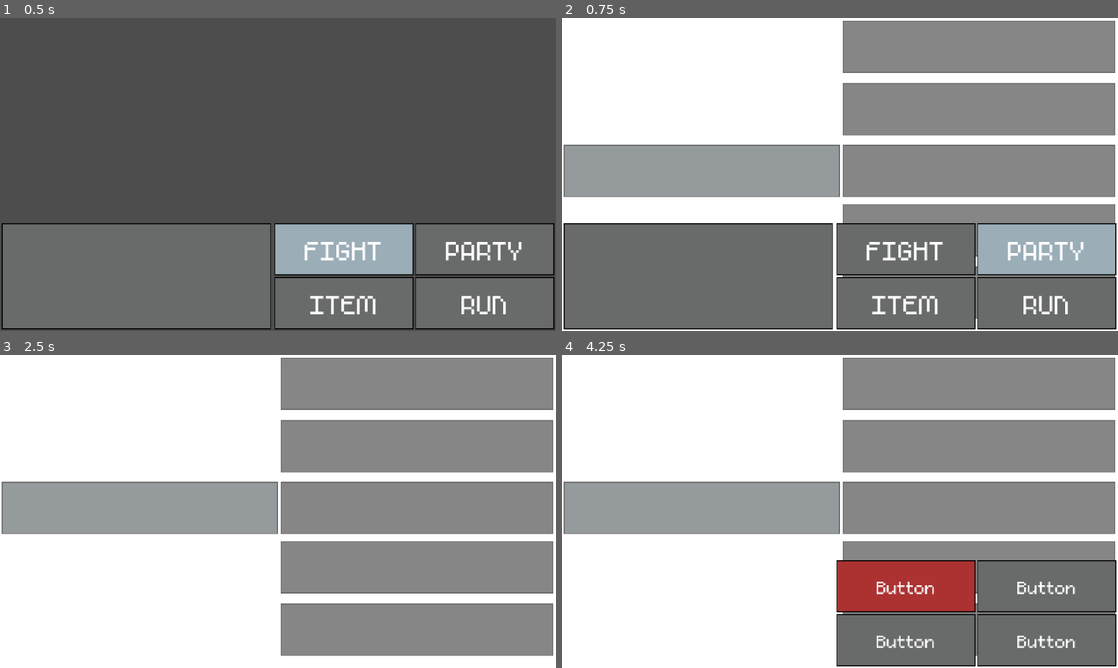
Above: before the commit, frames 1-4 (two rows, left to right).
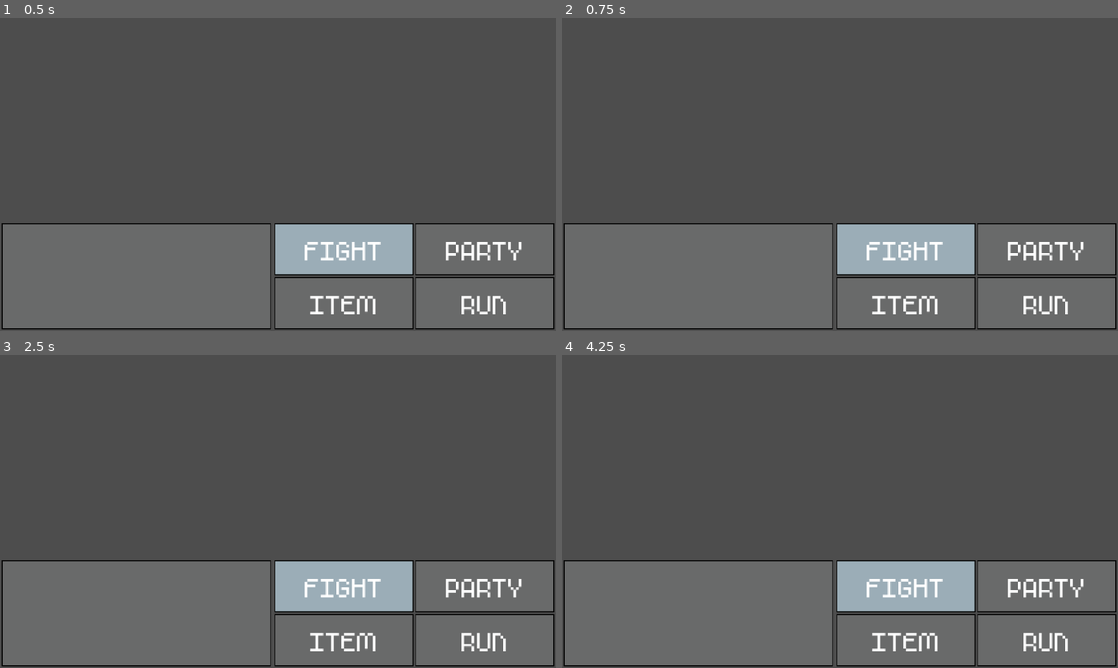
Above: after the commit, the same moments.

Repository: jevonsp/MonsterTamerRPG
Game: Godot game, scene res://scenes/battle/single/options_3.tscn
The game is run twice, just before and just after one commit, with the same random seed, the same clock (stepped at 60 frames per second) and the same inputs. This scene is started directly instead of the project's main scene.
Inputs (mouse positions are in pixels of both pictures, inside the frame that each line leads up to):
- Up to frame 1 (0.5 s): no input
- Up to frame 2 (0.75 s): tap Enter at 0.5 s; move the mouse to (962, 158) at 0.52 s; hold D (right) from 0.53 s (still down); hold Space (yes) from 0.53 s (still down); click (962, 158) at 0.67 s
- Up to frame 3 (2.5 s): release D (right) at 1.25 s; release Space (yes) at 1.25 s; drag from (166, 527) to (250, 574) at 1.27 s; tap Enter at 2 s; move the mouse to (333, 442) at 2.02 s; hold D (right) from 2.03 s (still down); hold Shift from 2.03 s (still down); tap Space (yes) at 2.3 s
- Up to frame 4 (4.25 s): release D (right) at 2.75 s; release Shift at 2.75 s; tap Space (yes) at 2.75 s; drag from (812, 574) to (673, 464) at 2.77 s; tap Enter at 3.5 s; move the mouse to (1006, 558) at 3.52 s; hold A (left) from 3.53 s (still down); hold Space (yes) from 3.53 s (still down); tap Ctrl at 3.6 s; tap X (menu) at 4.15 s

Frame 1 is identical in both runs. In frame 2, 75% of the frame differs, in the area x 0-100%, y 0-100%; in frame 3, 99%; in frame 4, 89%.
Error before the commit: Invalid access to property or key 'moves' on a base object of type 'Nil'. (res://scenes/battle/single/single_moves.gd:131)

Commit message:
Added Critical Hits

Diff:
--- a/classes/base/AiProfile.gd
+++ b/classes/base/AiProfile.gd
@@ -1,14 +1,7 @@
 class_name AiProfile extends Resource
 
-@export_enum("WILD", "TRAINER") var battle_type
-@export_enum("AGGRESSIVE", "BALANCED", "DEFENSIVE") var strategy
-#region Items
-@export_enum("NONE", "HEALING", "ALL") var item_usage
-@export var inventory: Array[Item] = []
-@export var item_quant: Array[int] = []
-#endregion
-@export_enum("TYPE_ADVANTAGE", "HIGHEST_POWER", "RANDOM") var move_preference
-@export_enum("NEVER", "ON_WEAKNESS", "ON_LOW_HP") var switching_behavor
-
-@export var heal_hp_threshold: float = 30.0
-@export var switch_hp_threshold: float = 20.0
+enum BattleType {WILD, TRAINER}
+@export var battle_type: BattleType
+@export var uses_items: bool = false
+@export var inventory: Array[Item]
+@export var healing_threshold: float = .33
--- a/objects/effects/Damage.gd
+++ b/objects/effects/Damage.gd
@@ -58,6 +58,14 @@
 				await EventBus.effect_ended
 
 			var damage = calculate_damage()
+
+			if randf() <= 0.625:
+				await target_ref.take_damage(damage * 2)
+				DialogueManager.show_dialogue("Critical hit!", true)
+				await DialogueManager.dialogue_closed
+				DialogueManager.show_dialogue("%s dealt %s to %s!" % [move_ref.name, damage, target.name], false)
+				await DialogueManager.dialogue_closed
+				return
 			await target_ref.take_damage(damage)
 			DialogueManager.show_dialogue("%s dealt %s to %s!" % [move_ref.name, damage, target.name], false)
 			await DialogueManager.dialogue_closed
@@ -78,7 +86,7 @@
 	var mods: float = type_bonus
 	var damage = int((((((2 * actor.level) / 5.0) + 2) * base_power * atk / float(def)) / 50.0) * mods)
 
-	return damage
+	return max(damage, 1)
 
 func get_type_effectiveness(attacking_type: String, defending_type: String) -> float:
 	attacking_type = attacking_type.to_upper()
--- a/objects/monsters/Monster.gd
+++ b/objects/monsters/Monster.gd
@@ -185,7 +185,9 @@
 		await EventBus.health_done_animating
 		await Engine.get_main_loop().process_frame
 		return
-	EventBus.health_changed.emit(self, starting, hitpoints)
+	if not UiManager.ui_stack.is_empty():
+		EventBus.health_changed.emit(self, starting, hitpoints)
+		await  EventBus.party_effect_ended
 	print("health finished animating")
 	await Engine.get_main_loop().process_frame
 
--- a/objects/monsters/fox_mcleaf/Fox_McLeaf.tres
+++ b/objects/monsters/fox_mcleaf/Fox_McLeaf.tres
@@ -13,7 +13,8 @@
 type = "GRASS"
 role = "TANK"
 base_hitpoints = 120
-base_defense = 100
+base_defense = 80
+base_special_attack = 80
 base_special_defense = 80
 moves = Array[ExtResource("1_lxe2k")]([ExtResource("2_cmk2l"), ExtResource("3_0uj8m")])
 levels = Array[int]([1, 5])
--- a/objects/monsters/pyro_badger/Pyro_Badger.tres
+++ b/objects/monsters/pyro_badger/Pyro_Badger.tres
@@ -1,7 +1,7 @@
 [gd_resource type="Resource" script_class="MonsterData" load_steps=6 format=3 uid="uid://drqip02v341yq"]
 
 [ext_resource type="Script" uid="uid://coff2nnisn6g2" path="res://objects/moves/Move.gd" id="1_o31t0"]
-[ext_resource type="Resource" uid="uid://yba5nj2cbh3b" path="res://objects/moves/moves/Slap.tres" id="2_3ogrh"]
+[ext_resource type="Resource" uid="uid://cs6ym0bmr6ufq" path="res://objects/moves/moves/Scream.tres" id="2_3gius"]
 [ext_resource type="Script" uid="uid://cf7d81q2bjlj0" path="res://objects/monsters/MonsterData.gd" id="2_t1w8q"]
 [ext_resource type="Resource" uid="uid://tq3gi3m11w2k" path="res://objects/moves/moves/FireSpark.tres" id="3_3gius"]
 [ext_resource type="Texture2D" uid="uid://di2wg8wxikato" path="res://objects/monsters/pyro_badger/pyro_badger.png" id="4_vl2ch"]
@@ -12,6 +12,6 @@
 sprite = ExtResource("4_vl2ch")
 base_speed = 100
 base_special_attack = 150
-moves = Array[ExtResource("1_o31t0")]([ExtResource("2_3ogrh"), ExtResource("3_3gius")])
+moves = Array[ExtResource("1_o31t0")]([ExtResource("2_3gius"), ExtResource("3_3gius")])
 levels = Array[int]([1, 5])
 metadata/_custom_type_script = "uid://cf7d81q2bjlj0"
--- /dev/null
+++ b/objects/moves/moves/Scream.tres
@@ -0,0 +1,19 @@
+[gd_resource type="Resource" script_class="Move" load_steps=5 format=3 uid="uid://cs6ym0bmr6ufq"]
+
+[ext_resource type="Script" uid="uid://dwops4cp56fq3" path="res://classes/base/BattleEffect.gd" id="1_td7i3"]
+[ext_resource type="Script" uid="uid://cg2gwmc5eufqa" path="res://objects/effects/Damage.gd" id="2_4hefe"]
+[ext_resource type="Script" uid="uid://coff2nnisn6g2" path="res://objects/moves/Move.gd" id="3_evgpy"]
+
+[sub_resource type="Resource" id="Resource_sxrhn"]
+script = ExtResource("2_4hefe")
+base_power = 50
+damage_category = "SPECIAL"
+metadata/_custom_type_script = "uid://cg2gwmc5eufqa"
+
+[resource]
+script = ExtResource("3_evgpy")
+name = "Scream"
+description = "A basic attack."
+accuracy = 90
+effects = Array[ExtResource("1_td7i3")]([SubResource("Resource_sxrhn")])
+metadata/_custom_type_script = "uid://coff2nnisn6g2"
--- a/scenes/battle/single/options_3.gd
+++ b/scenes/battle/single/options_3.gd
@@ -20,10 +20,18 @@
 func _ready() -> void:
 	print("options3 _ready")
 	set_active_slot()
+	print("UiManager.ui_stack: ", UiManager.ui_stack)
 
 func _input(event: InputEvent) -> void:
-	if not processing or BattleManager.processing_turn:
+	if self != UiManager.ui_stack.back():
 		return
+
+	if event.is_action_pressed("yes") \
+	or event.is_action_pressed("no") or \
+	event.is_action_pressed("up") or \
+	event.is_action_pressed("down"):
+		get_viewport().set_input_as_handled()
+
 	if event.is_action_pressed("yes"):
 		_input_selection()
 	if event.is_action_pressed("no"):
--- a/scenes/battle/single/single_moves.gd
+++ b/scenes/battle/single/single_moves.gd
@@ -34,14 +34,14 @@
 	update_moves()
 
 func _input(event: InputEvent) -> void:
+	if self != UiManager.ui_stack.back():
+		return
+
 	if event.is_action_pressed("yes") \
 	or event.is_action_pressed("no") or \
 	event.is_action_pressed("up") or \
 	event.is_action_pressed("down"):
 		get_viewport().set_input_as_handled()
-
-	if self != UiManager.ui_stack.back():
-		return
 
 	if event.is_action_pressed("yes"):
 		if not reordering:
--- a/scenes/game/game.tscn
+++ b/scenes/game/game.tscn
@@ -32,8 +32,8 @@
 collision_layer = 2
 collision_mask = 0
 encounters = Array[ExtResource("5_87uf6")]([ExtResource("6_2a8rs"), ExtResource("7_4j704"), ExtResource("8_kp23o")])
-min_levels = Array[int]([3, 3, 3])
-max_levels = Array[int]([5, 5, 5])
+min_levels = Array[int]([2, 2, 2])
+max_levels = Array[int]([3, 3, 3])
 probabilities = Array[float]([0.33, 0.33, 0.34])
 ai_profile = ExtResource("8_otnwt")
 
--- a/scenes/world/level_components/ball/ball.gd
+++ b/scenes/world/level_components/ball/ball.gd
@@ -13,13 +13,13 @@
 func interact():
 	print("interact")
 	if frame == 0:
-		PartyManager.make_monster(pyro_badger, 5)
+		PartyManager.make_monster(pyro_badger, 1)
 		dialogue()
 	if frame == 1:
-		PartyManager.make_monster(pistol_shrimp, 5)
+		PartyManager.make_monster(pistol_shrimp, 1)
 		dialogue()
 	if frame == 2:
-		PartyManager.make_monster(fox_mcleaf, 5)
+		PartyManager.make_monster(fox_mcleaf, 1)
 		dialogue()
 	queue_free()
 
--- a/scenes/world/level_components/healing_zone/healing_zone.gd
+++ b/scenes/world/level_components/healing_zone/healing_zone.gd
@@ -11,6 +11,7 @@
 		for monster in PartyManager.party:
 			if monster:
 				monster.heal(0, true)
+				monster.status = null
 				monster.revive()
 		if respawn_point:
 			var player = get_tree().get_first_node_in_group("player")
--- a/scenes/world/level_components/wild_zone/WildProfile1.tres
+++ b/scenes/world/level_components/wild_zone/WildProfile1.tres
@@ -1,14 +1,7 @@
-[gd_resource type="Resource" script_class="AiProfile" load_steps=3 format=3 uid="uid://d1fp2rnrrx1b3"]
+[gd_resource type="Resource" script_class="AiProfile" load_steps=2 format=3 uid="uid://d1fp2rnrrx1b3"]
 
-[ext_resource type="Script" uid="uid://br2gl0bftv06o" path="res://objects/items/Item.gd" id="1_rfkig"]
 [ext_resource type="Script" uid="uid://dqg8httx2eean" path="res://classes/base/AiProfile.gd" id="2_nt8jy"]
 
 [resource]
 script = ExtResource("2_nt8jy")
-battle_type = 0
-strategy = 0
-item_usage = 0
-move_preference = 2
-switching_behavor = 0
-heal_hp_threshold = 20.0
 metadata/_custom_type_script = "uid://dqg8httx2eean"
--- a/singletons/AiManager.gd
+++ b/singletons/AiManager.gd
@@ -7,4 +7,60 @@
 	print("got ai_profile: ", ai_profile)
 
 func get_enemy_action(monster: Monster):
-	pass
+	if not ai_profile:
+		push_error("No ai profile")
+		return null
+	print("AiManager getting enemy action ")
+	match ai_profile.battle_type:
+		ai_profile.BattleType.WILD:
+			print("enemy ai profile = wild")
+			print("getting random move")
+			var index = randi_range(0, monster.moves.size() - 1)
+			var enemy_move = monster.moves[index]
+			var enemy_target_index: int = -1
+			if BattleManager.single_battle:
+				enemy_target_index = 0
+			elif not BattleManager.single_battle:
+				enemy_target_index = [0, 2].pick_random()
+			var enemy_action = MoveAction.new(monster, [enemy_target_index], enemy_move)
+			print("enemy action: ", enemy_action)
+			return enemy_action
+		ai_profile.BattleType.TRAINER:
+			var enemy_action = get_trainer_action(monster)
+			return enemy_action
+
+func get_trainer_action(monster):
+	var enemy_target_index: int = -1
+	var enemy_action: BattleAction
+	if ai_profile.uses_items:
+		if monster.hitpoints <= (monster.hitpoints / monster.max_hitpoints):
+			for item in ai_profile.inventory:
+				for effect in item.effects:
+					if effect.name == "HEAL":
+						if BattleManager.single_battle:
+							enemy_target_index = 1
+						elif not BattleManager.single_battle:
+							enemy_target_index = [1, 3].pick_random()
+						enemy_action = ItemAction.new(monster, [enemy_target_index], item)
+						return enemy_action
+			for move in monster.moves:
+				for effect in move.effect:
+					if effect.name == "HEAL":
+						if BattleManager.single_battle:
+							enemy_target_index = 1
+						elif not BattleManager.single_battle:
+							enemy_target_index = [1, 3].pick_random()
+						enemy_action = ItemAction.new(monster, [enemy_target_index], move)
+						return enemy_action
+
+	print("more complex trainer logic here")
+	print("getting random move (for now)")
+	var index = randi_range(0, monster.moves.size() - 1)
+	var enemy_move = monster.moves[index]
+	if BattleManager.single_battle:
+		enemy_target_index = 0
+	elif not BattleManager.single_battle:
+		enemy_target_index = [0, 2].pick_random()
+	enemy_action = MoveAction.new(monster, [enemy_target_index], enemy_move)
+	print("enemy action: ", enemy_action)
+	return enemy_action
--- a/singletons/BattleManager.gd
+++ b/singletons/BattleManager.gd
@@ -49,7 +49,7 @@
 	player_actor.getting_exp = true
 	await get_tree().process_frame
 	print("enemy party size: ", enemy_party.size())
-	EventBus.battle_manager_ready.emit()
+	UiManager.push_ui_by_name(UiManager.SCENE_BATTLE)
 
 func _on_battle_reference(node: Node):
 	battle_reference = node
@@ -72,16 +72,7 @@
 	execute_turn()
 
 func get_enemy_action(monster: Monster):
-	if not in_battle:
-		return
-	var index = randi_range(0, monster.moves.size() - 1)
-	var enemy_move = monster.moves[index]
-	var enemy_target_index: int = -1
-	if single_battle:
-		enemy_target_index = 0
-	elif not single_battle:
-		enemy_target_index = [0, 2].pick_random()
-	var enemy_action = MoveAction.new(monster, [enemy_target_index], enemy_move)
+	var enemy_action = AiManager.get_enemy_action(monster)
 	turn_actions.append(enemy_action)
 	print("got enemy action")
 
@@ -97,7 +88,9 @@
 	return result
 
 func get_opposing_actor(actor: Monster) -> Monster:
+	print("trying to get opposing actor")
 	var opponents = []
+	print("opponents: ", opponents)
 	if actor in [player_actor, player_actor2]:
 		opponents = [enemy_actor, enemy_actor2]
 	elif actor in [enemy_actor, enemy_actor2]:
@@ -145,10 +138,6 @@
 	for action in turn_actions:
 		if not in_battle:
 			return
-		if player_actor.is_fainted:
-			force_switch()
-			turn_actions.clear()
-			return
 
 		if action.actor.status and not action.actor.status.can_act(action.actor):
 			DialogueManager.show_dialogue("%s is unable to act" % action.actor.name)
@@ -160,14 +149,23 @@
 		if not in_battle:
 			return
 		await get_tree().create_timer(Settings.game_speed).timeout
+
 		if enemy_actor and enemy_actor.is_fainted:
 			await give_exp()
 		if enemy_actor2 and enemy_actor2.is_fainted:
 			await give_exp()
 		if await check_victory():
 			return
-		if await check_loss():
+
+		if player_actor.is_fainted:
+			UiManager.pop_ui()
+			if await check_loss():
+				return
+			await force_switch()
+			turn_actions.clear()
+			processing_turn = false
 			return
+
 
 	for monster in [player_actor, enemy_actor]:
 		if monster and monster.status:
@@ -212,8 +210,8 @@
 	if alive == 0:
 		lose()
 		return true
-	if player_actor.is_fainted:
-		await force_switch()
+	#if player_actor.is_fainted:
+		#await force_switch()
 	return false
 
 func win():
@@ -253,12 +251,14 @@
 	if not in_battle:
 		return
 	print("force_switch here")
+	var old_actor = player_actor
 	UiManager.push_ui_by_name(UiManager.SCENE_PARTY)
 	EventBus.free_switch.emit()
 	await EventBus.free_switch_chosen
 	await get_tree().create_timer(Settings.game_speed).timeout
 	print("free switch complete")
-	update_battle_actors()
+	player_actor = PartyManager.party[0]
+	EventBus.switch_animation.emit(old_actor, player_actor)
 
 func force_enemy_switch():
 	var next = get_next_enemy_monster()
@@ -279,27 +279,10 @@
 	return -1
 
 func update_battle_actors() -> void:
-	var p1_temp = player_actor
-	var p2_temp = player_actor2
-	var e1_temp = enemy_actor
-	var e2_temp = enemy_actor2
-
 	if player_actor: player_actor = PartyManager.party[0]
 	if player_actor2: player_actor2 = PartyManager.party[1]
 	if enemy_actor: enemy_actor = enemy_party[0]
 	if enemy_actor2: enemy_actor2 = enemy_party[1]
-
-	var old: Monster
-	var new: Monster
-
-	for monster in [p1_temp, p2_temp, e1_temp, e2_temp]:
-		if monster not in [player_actor, player_actor2, enemy_actor, enemy_actor2]:
-			old = monster
-	for monster in [player_actor, player_actor2, enemy_actor, enemy_actor2]:
-		if monster not in [p1_temp, p2_temp, e1_temp, e2_temp]:
-			new = monster
-
-	EventBus.switch_animation.emit(old, new)
 
 func end_battle():
 	await get_tree().create_timer(Settings.game_speed).timeout
--- a/singletons/DialogueManager.gd
+++ b/singletons/DialogueManager.gd
@@ -14,6 +14,8 @@
 	current_dialogue = UiManager.push_ui(UiManager.dialogue_scene)
 	print("current_dialogue", current_dialogue)
 	await get_tree().process_frame
+	if not current_dialogue:
+		return
 	current_dialogue.display_text(text)
 	if auto_close:
 		await get_tree().create_timer(Settings.game_speed).timeout
--- a/singletons/PartyManager.gd
+++ b/singletons/PartyManager.gd
@@ -30,10 +30,12 @@
 
 func swap_party(from_index: int, to_index: int, free_switch: bool = true) -> void:
 	if free_switch:
+		print("got free switch")
 		var temp = party[from_index]
 		party[from_index] = party[to_index]
 		party[to_index] = temp
+		EventBus.free_switch_chosen.emit()
 	else:
+		print("not free")
 		var switch = SwitchAction.new(BattleManager.player_actor, [BattleManager.enemy_actor], from_index)
-		EventBus.free_switch_chosen.emit()
 		BattleManager.on_action_selected(switch)
--- a/singletons/UIManager.gd
+++ b/singletons/UIManager.gd
@@ -48,16 +48,17 @@
 	SCENE_INVENTORY_OPTIONS: preload("res://scenes/ui/inventory/options.tscn") }
 #endregion
 func _ready() -> void:
-	EventBus.battle_manager_ready.connect(on_battle_ready)
+	pass
 
 func push_ui(scene: PackedScene):
+	print("tried to push scene: ", scene)
 	if scene == null:
 		push_error("PackedScene is null! Scene not loaded correctly.")
 		return null
 	var ui = scene.instantiate()
 	ui.layer = ui_stack.size() + 1
+	ui_stack.append(ui)
 	add_child(ui)
-	ui_stack.append(ui)
 	return ui
 
 func pop_ui(target: Node = null):
@@ -72,6 +73,7 @@
 func push_ui_by_name(scene_name: String):
 	print("push_ui_by_name context: ", context)
 	if scenes.has(scene_name):
+		print("pushing: ", scene_name)
 		var ui = push_ui(scenes[scene_name])
 		return ui
 	push_error("scene not found: ", scene_name)
@@ -83,6 +85,3 @@
 		pop_ui()
 		print("ui_stack:", ui_stack)
 	print("final ui_stack:", ui_stack)
-
-func on_battle_ready():
-	push_ui(battle_scene)
